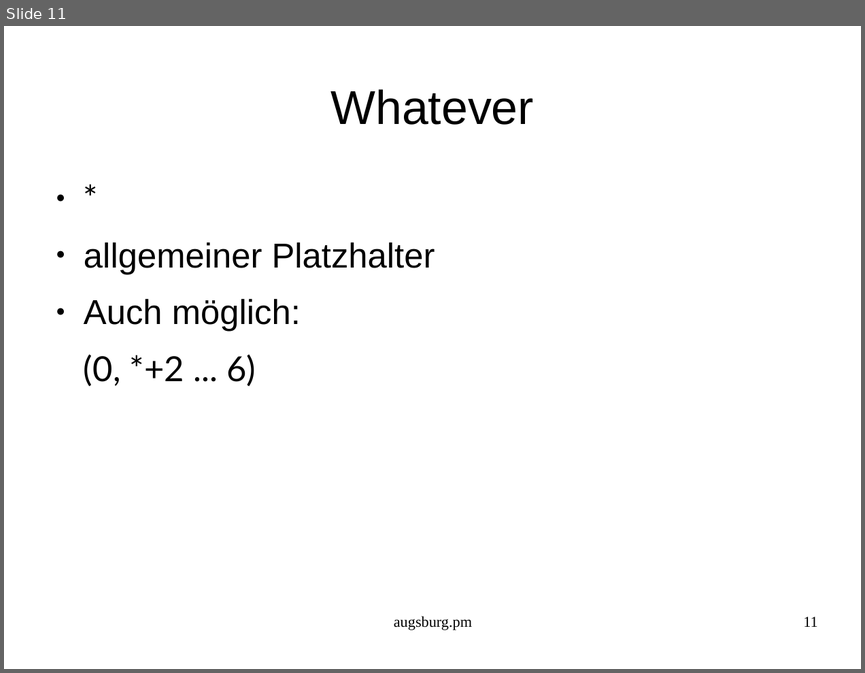
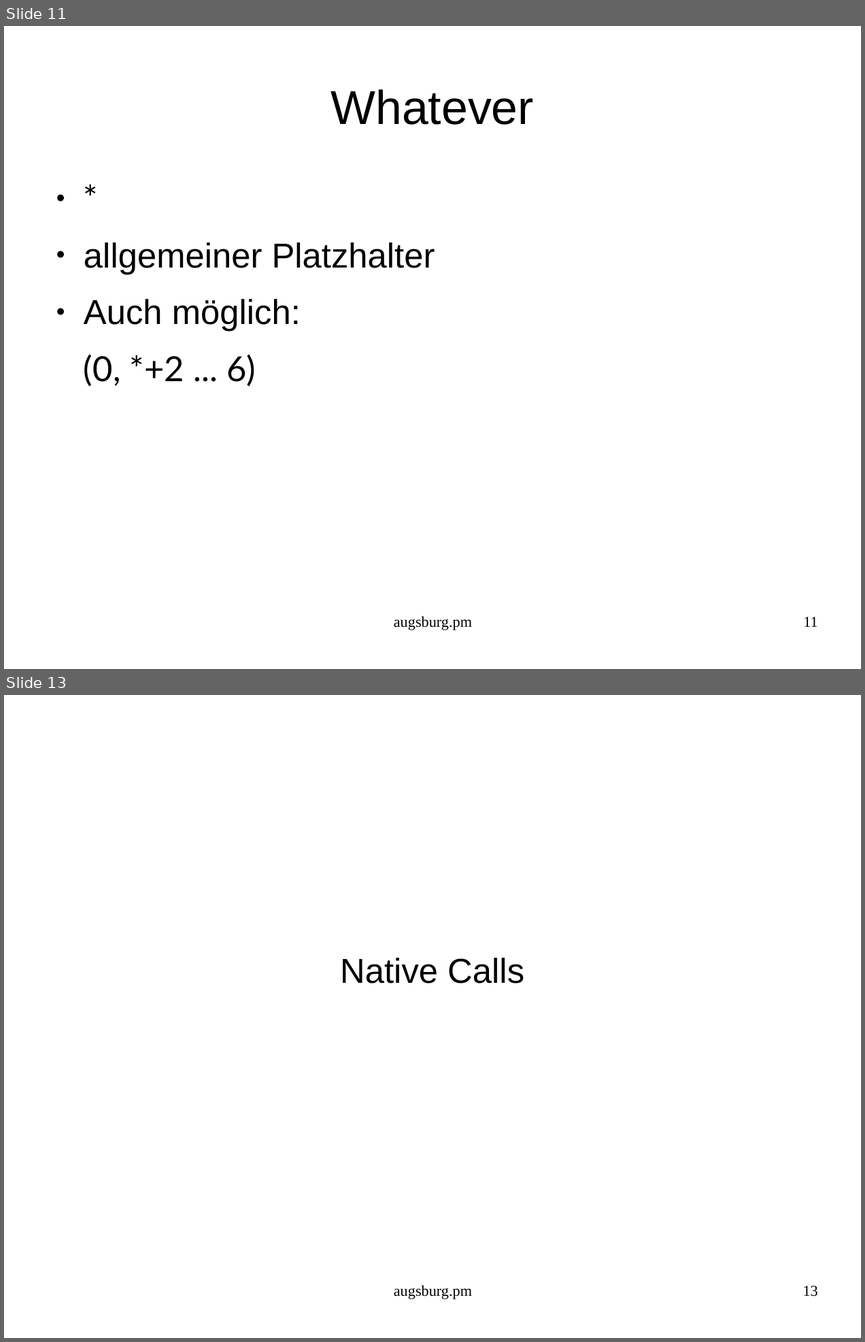
Before and after one commit to augsburgpm/augsburgpm.talk.2016.02, a slide deck: talk.odp. Shown one above the other, each under a label of ours: slide 11 before the commit, slides 11 and 13 after it; the slides between them are not shown. The pictures are 865x673 and 865x1342 pixels, drawn with LibreOffice and Linux fonts; fonts in the diff are those of the drawing. Boxes give left, top, right and bottom in pixels: in the first picture for what was removed or moved away, otherwise in the second. Text is boxed around its words. In the diff, an @@ line names an element or a change of style, - is before the commit and + after.

```diff
--- a/talk.odp
+++ b/talk.odp
@@ slide 13 added at (x1=4, y1=695, x2=861, y2=1338), background #FFFFFF @@
@@ subtitle added at (x1=340, y1=957, x2=524, y2=983), 32 pt, text #000000 @@
+Native Calls
@@ text added at (x1=394, y1=1285, x2=472, y2=1299), 14 pt, text #000000 @@
+augsburg.pm
@@ page number added at (x1=803, y1=1285, x2=818, y2=1296), 14 pt, text #000000 @@
+13
```
Also in this commit, not shown: 1 slide changed, 11 other slides added, 1 slide removed, 4 other files.
